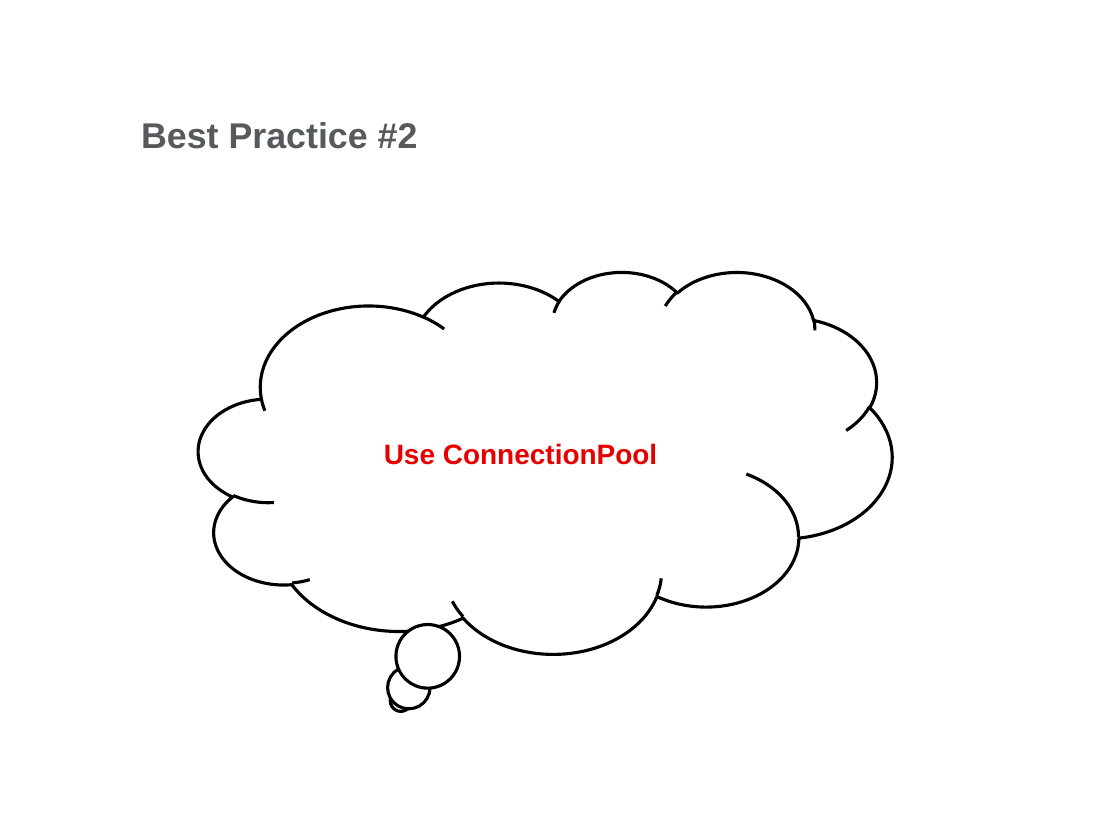
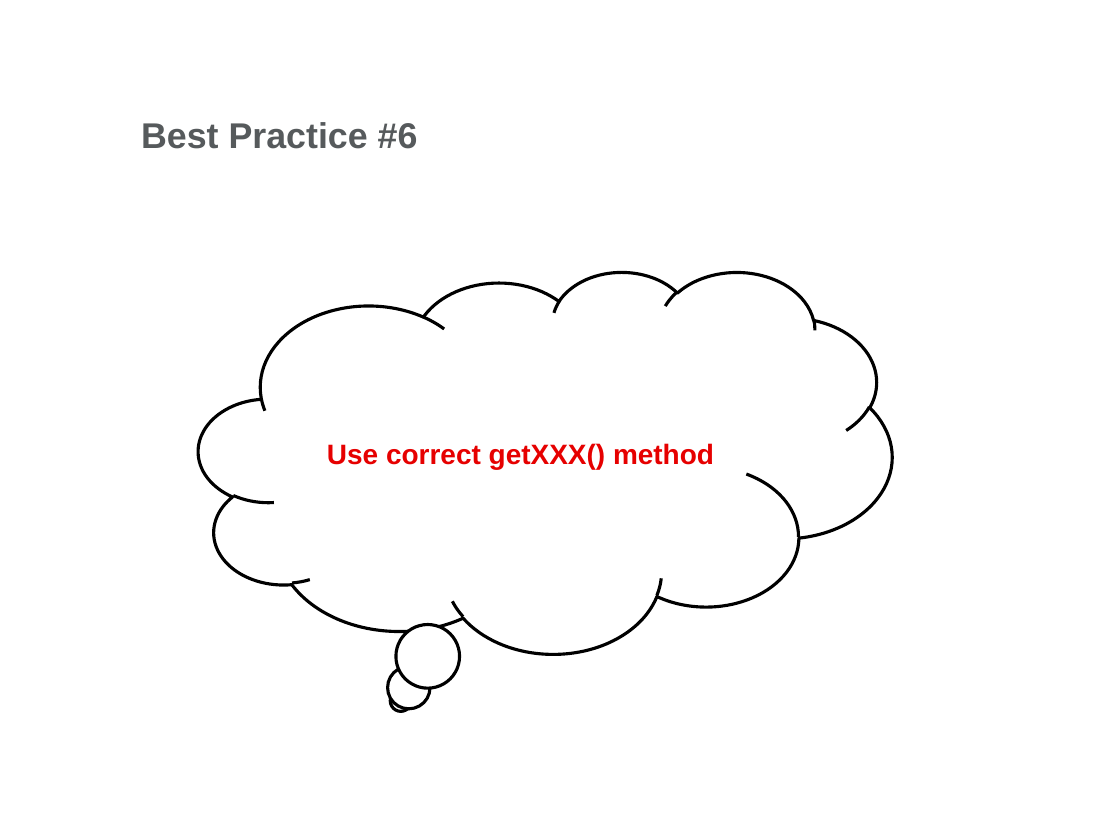
Before and after one commit to ocpodariu/JavaDocs, a slide deck: slide 60 of JDBC/Introduction to JDBC.pptx (slide 54 before the commit). Drawn at 1120x840 pixels with LibreOffice and Linux fonts; fonts in the diff are those of the drawing; background and template pictures are left out. Boxes give left, top, right and bottom in pixels: in the first picture for what was removed or moved away, otherwise in the second. Text is boxed around its words. In the diff, an @@ line names an element or a change of style, - is before the commit and + after.

```diff
--- a/JDBC/Introduction to JDBC.pptx
+++ b/JDBC/Introduction to JDBC.pptx
@@ title at [141, 122, 418, 149]: text changed @@
-Best Practice #2
+Best Practice #6
@@ text at [327, 443, 714, 469]: text changed @@
-Use ConnectionPool
+Use correct getXXX() method
```
Also in this commit, not shown: 5 other slides changed, 3 slides added, 2 slides removed.
